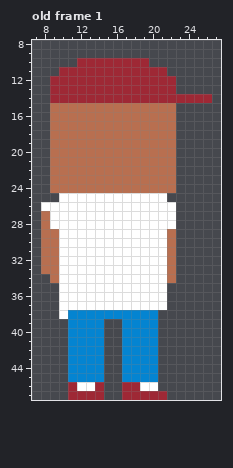
Pixel-art file -- sprites/avatar.aseprite. Above is the file before it was changed.
32x48 pixels, 1 frame. Shown: old frame 1: x 7..27, y 8..47. The commit also changed other frames, which this record leaves out.
Once edited:
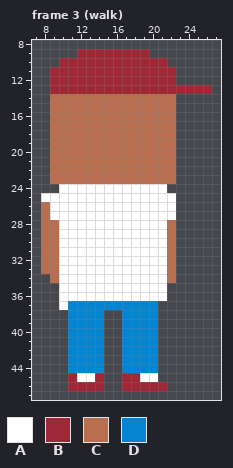
Palette (. is transparent): A #ffffff  B #9e2835  C #b86f50  D #0484d1
A new or re-ordered frame is compared with the old frame closest to it.
Changes in this commit:
frames 1 -> 7
Frame 3 (walk) is new; against old frame 1:
Colour A is added in row 25 at x 8 to 9 and 22.
Colour A replaces colour C in row 24 at x 10 to 21.
Colour A replaces colour D in row 45 at x 12 to 13 and 19 to 20.
Colour B is added in row 9 at x 12 to 19; in row 10 at x 10 to 11 and 20 to 21; in row 11 at x 9 and 22; in row 13 at x 23 to 26; in row 46 at x 21.
Colour B replaces colour A in row 46 at x 12 to 13 and 19 to 20.
Colour B replaces colour D in row 45 at x 11, 14 and 17 to 18.
Colour C replaces colour A in row 26 at x 8; in row 28 at x 9 and 22.
Colour C replaces colour B in row 14 at x 9 to 22.
Colour D replaces colour A in row 37 at x 11 to 20.
Colour A is gone in row 37 at x 21; in row 38 at x 10.
Colour B is gone in row 14 at x 23 to 26; in row 47 at x 11 to 14 and 17 to 21.
Colour C is gone in row 24 at x 9 and 22.
Colour D is gone in row 38 at x 15 to 16.
Boxes around the changes in both pictures, in picture pixels (x1, y1, x2, y2):
changed: (50, 49, 212, 103)
changed: (41, 184, 176, 229)
changed: (59, 301, 167, 319)
changed: (68, 373, 167, 400)
